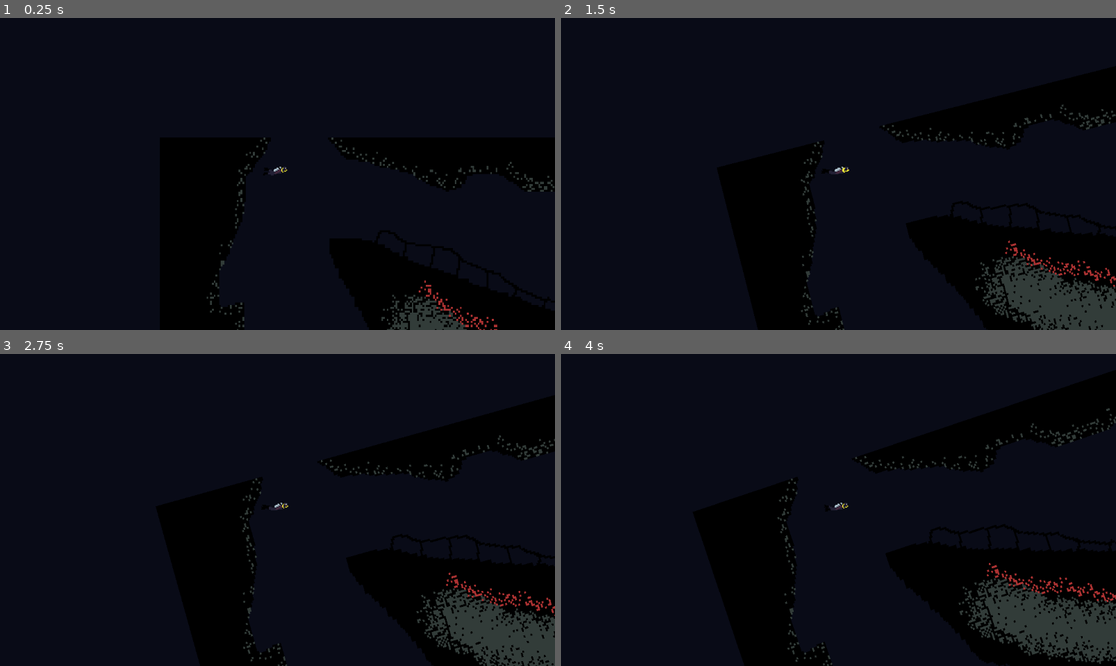
Above: before the commit, frames 1-4 (two rows, left to right).
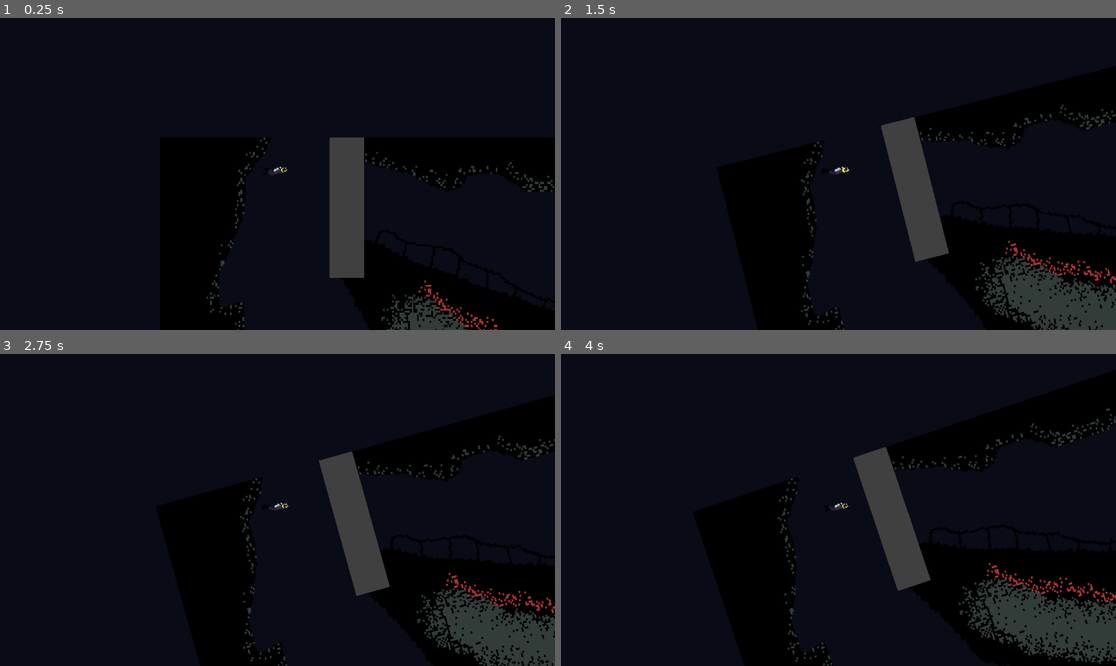
Above: after the commit, the same moments.

Repository: BrothersChimes/aphosis
Game: Godot game, scene res://Main.tscn
Two runs of this game, one before a commit and one after it. Both use one fixed random seed, a clock stepped at 60 frames per second and the inputs below.
Inputs:
- Up to frame 1 (0.25 s): no input
- Up to frame 2 (1.5 s): tap Enter at 0.5 s; hold Right (right_button) 0.53-1.28 s; hold Space (sprint) 0.53-1.28 s; hold Left (left_button) from 1.28 s (still down); tap Space (sprint) at 1.35 s
- Up to frame 3 (2.75 s): release Left (left_button) at 2.03 s; hold Right (right_button) from 2.03 s (still down); hold Space (sprint) from 2.03 s (still down)
- Up to frame 4 (4 s): release Right (right_button) at 2.78 s; release Space (sprint) at 2.78 s; hold Up (up_button) 2.78-3.53 s; tap Space (sprint) at 2.85 s; hold Left (left_button) from 3.53 s (still down); hold Space (sprint) from 3.53 s (still down)

The runs differ from the first frame. In frame 1, 2.8% of the frame differs, in the area x 59-66%, y 38-84%; in frame 2, 2.8%, in the area x 57-70%, y 31-79%; in frame 3, 2.8%; in frame 4, 2.8%.

Commit message:
basic wall works now

Diff:
--- a/Main.tscn
+++ b/Main.tscn
@@ -39,4 +39,4 @@
 color = Color(0.0352941, 0.0431373, 0.0901961, 1)
 
 [node name="BasicWallTest" parent="." instance=ExtResource("4_c038w")]
-position = Vector2(1218, 1053)
+position = Vector2(680, 548)
--- a/basic_wall_test.tscn
+++ b/basic_wall_test.tscn
@@ -7,13 +7,13 @@
 
 [node name="BasicWallTest" type="Node2D"]
 
-[node name="Sprite2D" type="Sprite2D" parent="."]
+[node name="StaticBody2D" type="StaticBody2D" parent="."]
+
+[node name="CollisionShape2D" type="CollisionShape2D" parent="StaticBody2D"]
+position = Vector2(36, -146)
+shape = SubResource("RectangleShape2D_lxbty")
+
+[node name="Sprite2D" type="Sprite2D" parent="StaticBody2D"]
 position = Vector2(36, -146)
 scale = Vector2(7.2, 29.2)
 texture = ExtResource("1_b3mol")
-
-[node name="RigidBody2D" type="RigidBody2D" parent="."]
-
-[node name="CollisionShape2D" type="CollisionShape2D" parent="RigidBody2D"]
-position = Vector2(36, -146)
-shape = SubResource("RectangleShape2D_lxbty")
